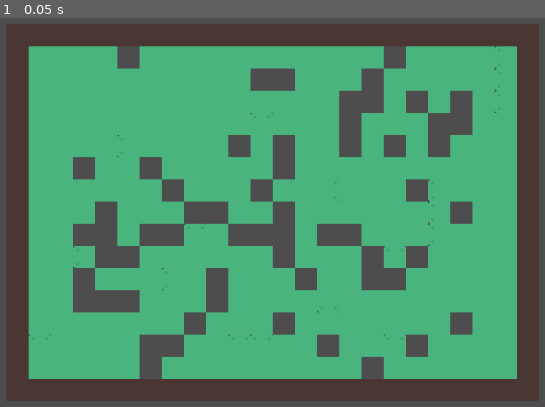
Above: before the commit, frame 1.
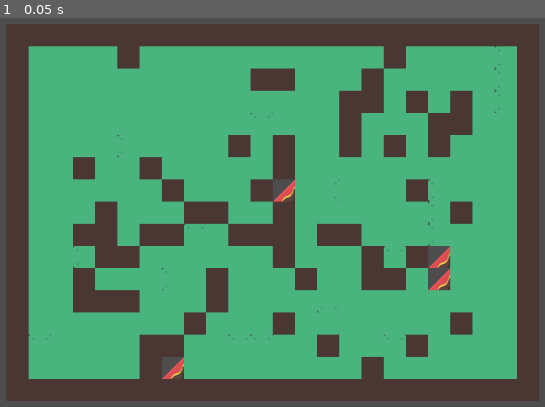
Above: after the commit, the same moment.

Repository: Crhonopost/poa-wizard
Game: Godot game, scene res://Level/level.tscn
Two runs of this game, one before a commit and one after it. Both use one fixed random seed, a clock stepped at 60 frames per second and the inputs below. The project has no main scene, so this scene is started directly.
Inputs:
- Up to frame 1 (0.05 s): no input

The runs differ from the first frame. In frame 1, 14% of the frame differs, in the area x 13-87%, y 7-93%.

Commit message:
ajout spells et classe environement

Diff:
--- /dev/null
+++ b/godot-wizard/Environement/environementClass.gd
@@ -0,0 +1,14 @@
+extends Node2D
+
+
+# Called when the node enters the scene tree for the first time.
+func _ready() -> void:
+	var tableauMurs = get_node("TileMap").tabWall
+	var tableauSpells = get_node("TileMap").tabSpell
+	print(tableauSpells)
+
+
+
+# Called every frame. 'delta' is the elapsed time since the previous frame.
+func _process(delta: float) -> void:
+	pass
--- a/godot-wizard/Environement/generate.gd
+++ b/godot-wizard/Environement/generate.gd
@@ -8,7 +8,22 @@
 
 #nombre tuiles aleatoires
 var tile_count = 60
+var spell_count = 4
 
+var tabWall = []
+var tabSpell = []
+
+func place_spell():
+	var placed_spell = 0
+	while placed_spell < spell_count :
+		var x = int(randf_range(-map_width+1, map_width-2))
+		var y = int(randf_range(-map_height-2, map_height))
+		var position = Vector2i(x, y)
+
+		if get_cell_atlas_coords(0,position) == Vector2i(16,5):
+			tabSpell.append(position)
+			set_cell(0, position, 0,Vector2i(1, 1))
+			placed_spell += 1
 
 
 func place_random_tiles():
@@ -16,12 +31,14 @@
 	while placed_tiles < tile_count:
 		var x = int(randf_range(-map_width+1, map_width-2))
 		var y = int(randf_range(-map_height-2, map_height))
-		var position = Vector2(x, y)
+		var position = Vector2i(x, y)
+
 
 		# Vérifie si une tuile est déjà placée à cette position dans le layer foreground
 		if get_cell_atlas_coords(0,position) == Vector2i(16,5):
+			tabWall.append(position)
 			# Place la tuile à la position générée
-			set_cell(0, position, -1,Vector2i(1, 1))
+			set_cell(0, position, 0,Vector2i(15, 11))
 			placed_tiles += 1
 
 
@@ -30,7 +47,7 @@
 func _ready() -> void:
 	print(get_cell_atlas_coords(0,Vector2i(0, 0)))
 	place_random_tiles()
-
+	place_spell()
 
 # Called every frame. 'delta' is the elapsed time since the previous frame.
 func _process(delta: float) -> void:
--- a/godot-wizard/Environement/labyrinthe.tres
+++ b/godot-wizard/Environement/labyrinthe.tres
@@ -272,6 +272,6 @@
 
 [resource]
 tile_size = Vector2i(64, 64)
-physics_layer_0/collision_layer = 1
+physics_layer_0/collision_layer = 0
 navigation_layer_0/layers = 1
 sources/0 = SubResource("TileSetAtlasSource_5yvvl")
--- a/godot-wizard/Environement/labyrinthe.tscn
+++ b/godot-wizard/Environement/labyrinthe.tscn
@@ -1,9 +1,11 @@
-[gd_scene load_steps=3 format=3 uid="uid://c0y0nqrpteykq"]
+[gd_scene load_steps=4 format=3 uid="uid://c0y0nqrpteykq"]
 
 [ext_resource type="TileSet" uid="uid://b2rgsceo2wd1t" path="res://Environement/labyrinthe.tres" id="1_iba1c"]
+[ext_resource type="Script" path="res://Environement/environementClass.gd" id="1_uqx0m"]
 [ext_resource type="Script" path="res://Environement/generate.gd" id="2_b3pce"]
 
 [node name="Labyrinthe" type="Node2D"]
+script = ExtResource("1_uqx0m")
 
 [node name="TileMap" type="TileMap" parent="."]
 position = Vector2(704, 514)
--- a/godot-wizard/Level/level.tscn
+++ b/godot-wizard/Level/level.tscn
@@ -1,8 +1,10 @@
-[gd_scene load_steps=2 format=3 uid="uid://c6tftftmajws1"]
+[gd_scene load_steps=3 format=3 uid="uid://c6tftftmajws1"]
 
+[ext_resource type="Script" path="res://Level/temporaire.gd" id="1_1cw78"]
 [ext_resource type="PackedScene" uid="uid://c0y0nqrpteykq" path="res://Environement/labyrinthe.tscn" id="1_rude1"]
 
 [node name="Level" type="Node2D"]
+script = ExtResource("1_1cw78")
 
 [node name="Camera2D" type="Camera2D" parent="."]
 position = Vector2(711, 470)
--- /dev/null
+++ b/godot-wizard/Level/temporaire.gd
@@ -0,0 +1,11 @@
+extends Node2D
+
+
+
+func _ready() -> void:
+	pass # Replace with function body.
+
+
+# Called every frame. 'delta' is the elapsed time since the previous frame.
+func _process(delta: float) -> void:
+	pass
